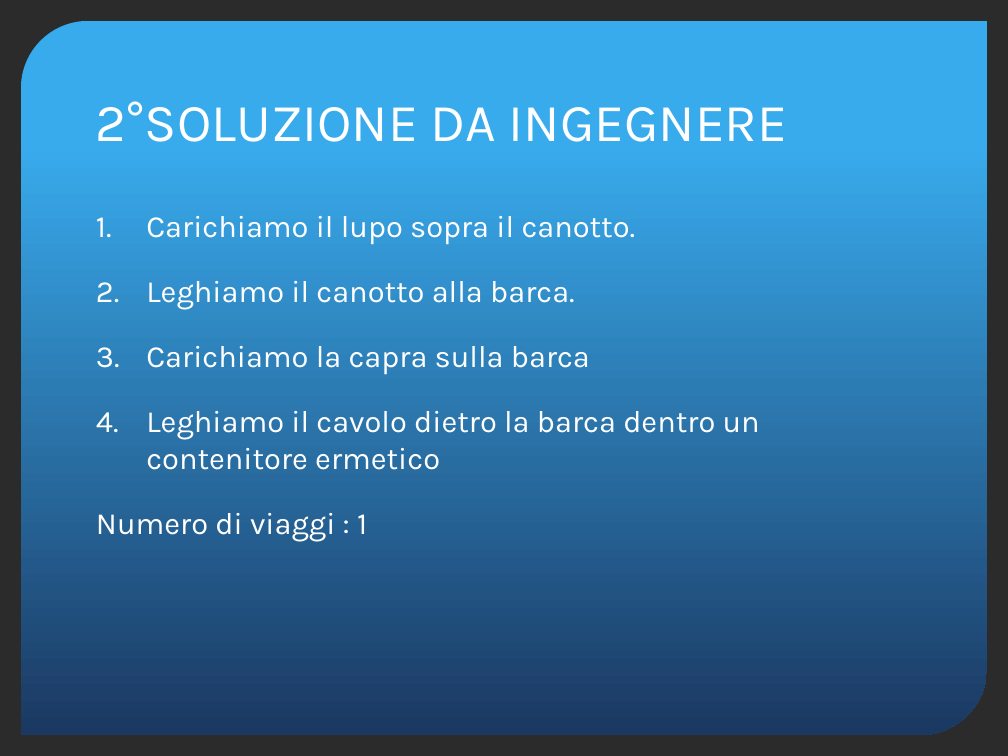
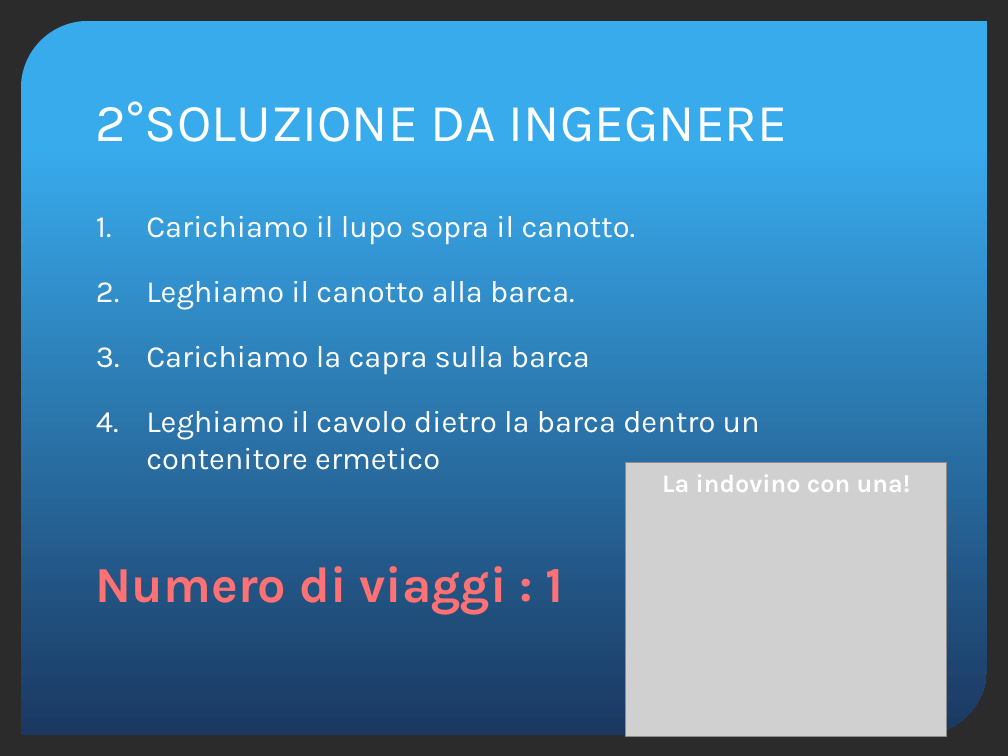
Before and after one commit to yan0z/ISW, a slide deck: slide 10 of Quesito4-presentazione.pptx. Drawn at 1008x756 pixels with LibreOffice and Linux fonts; fonts in the diff are those of the drawing; grey boxes stand for pictures; background and template pictures are left out; a plain dark background stands for a picture behind light text. Boxes give left, top, right and bottom in pixels: in the first picture for what was removed or moved away, otherwise in the second. Text is boxed around its words. In the diff, an @@ line names an element or a change of style, - is before the commit and + after.

```diff
--- a/Quesito4-presentazione.pptx
+++ b/Quesito4-presentazione.pptx
@@ picture added at [626, 463, 948, 736] @@
@@ text added at [662, 475, 911, 492], 18 pt, text #FFFFFF, bold @@
+La indovino con una!
@@ text at [96, 513, 367, 541]: paragraph removed @@
-Numero di viaggi : 1
@@ text added at [96, 566, 564, 615], 36 pt, text #FF7172, bold @@
+Numero di viaggi : 1
```
Also in this commit, not shown: 9 other slides changed, 1 slide removed.
